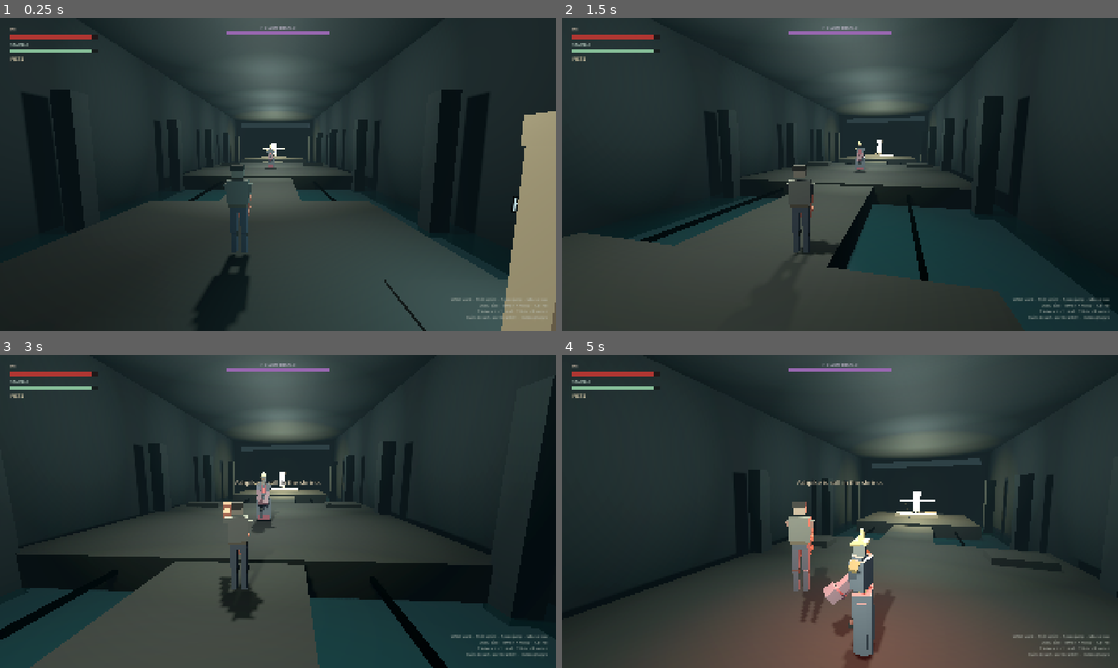
Above: before the commit, frames 1-4 (two rows, left to right).
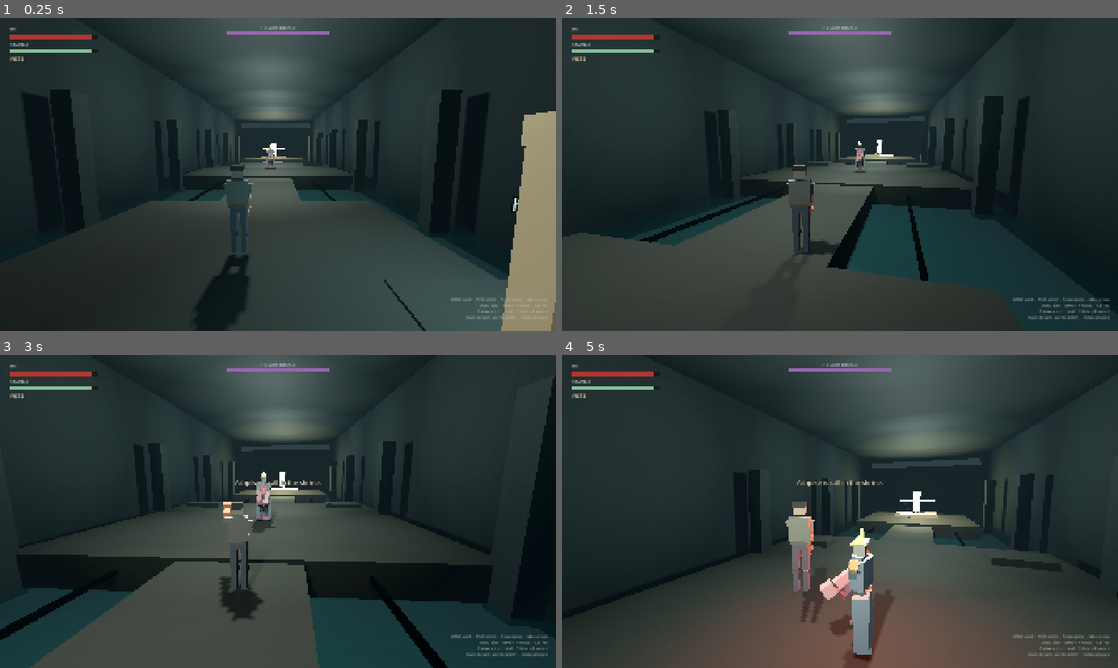
Above: after the commit, the same moments.

Repository: myat93/line7
Game: Godot game, scene res://main.tscn
The game is run twice, just before and just after one commit, with the same random seed, the same clock (stepped at 60 frames per second) and the same inputs.
Inputs (mouse positions are in pixels of both pictures, inside the frame that each line leads up to):
- Up to frame 1 (0.25 s): no input
- Up to frame 2 (1.5 s): tap Enter at 0.5 s; move the mouse to (867, 174) at 0.52 s; hold Ctrl (roll) 0.53-1.28 s; hold W (move_forward) from 0.53 s (still down); click (867, 174) at 0.67 s; tap Space (jump) at 0.77 s; tap Shift (sprint) at 0.8, 1.35 s; move the mouse to (812, 174) at 1.27 s
- Up to frame 3 (3 s): keep holding W (move_forward); tap Space (jump) at 1.52 s; tap Ctrl (roll) at 1.55 s; move the mouse to (289, 505) at 2.02 s; hold 1 (bind_ashpike) 2.03-2.78 s; tap Shift (sprint) at 2.3 s; move the mouse to (272, 517) at 2.77 s; tap 2 (bind_fists) at 2.85 s; click (272, 517) at 2.92 s
- Up to frame 4 (5 s): keep holding W (move_forward); tap Space (jump) at 3.02, 3.77, 4.52 s; tap Ctrl (roll) at 3.05, 4.55 s; move the mouse to (878, 514) at 3.52 s; hold Right mouse button (heavy_attack) 3.53-4.28 s; tap Shift (sprint) at 3.8 s; move the mouse to (795, 508) at 4.27 s; tap E (interact) at 4.35 s

The runs differ from the first frame. In frame 1, less than 0.1% of the frame differs, in the area x 47-50%, y 43-48%; in frame 2, less than 0.1%; in frame 3, 0.1%; in frame 4, 0.6%, in the area x 46-59%, y 65-98%.

Commit message:
Brighten Herald coat and lock swipe-to-lunge clocks in play-sim
Open the transit coat so swipe/lunge limbs stay readable, raise the
swipe chamber, and assert the 1.15s / 1.25s telegraph clocks still fire.
Adds --herald-shots for stills of idle, swipe wind, and lunge coil.

Co-authored-by: myat93 <myat93@users.noreply.github.com>

Diff:
--- a/core/game.gd
+++ b/core/game.gd
@@ -33,6 +33,10 @@
 		var shots := Node.new()
 		shots.set_script(load("res://tools/pose_shots.gd"))
 		add_child(shots)
+	if OS.get_cmdline_user_args().has("--herald-shots"):
+		var hshots := Node.new()
+		hshots.set_script(load("res://tools/herald_shots.gd"))
+		add_child(hshots)
 
 
 func restart() -> void:
--- a/enemies/hollow_herald/hollow_herald.gd
+++ b/enemies/hollow_herald/hollow_herald.gd
@@ -331,9 +331,9 @@
 	_part_rot("Hips", Vector3(-0.06, -0.22, 0.04) * coil)
 	_part_rot("Torso", Vector3(0.08, -0.55, 0.10) * coil)
 	_part_rot("Head", Vector3(0.10, 0.35, 0.0) * coil)
-	_part_rot("R_UpperArm", Vector3(-0.95, -0.85, -1.55) * coil + Vector3(0.08, 0.0, -0.12))
-	_part_rot("R_Forearm", Vector3(0.85, 0.15, -0.20) * coil)
-	_part_rot("R_Fist", Vector3(0.25, 0.0, 0.0) * coil)
+	_part_rot("R_UpperArm", Vector3(-1.15, -1.05, -1.85) * coil + Vector3(0.08, 0.0, -0.12))
+	_part_rot("R_Forearm", Vector3(0.55, 0.20, -0.15) * coil)
+	_part_rot("R_Fist", Vector3(0.30, 0.0, 0.0) * coil)
 	_part_rot("L_UpperArm", Vector3(0.15, 0.28, 0.55) * coil + Vector3(0.12, 0.0, 0.18))
 	_part_rot("L_Forearm", Vector3(0.35, 0.0, 0.0))
 
--- /dev/null
+++ b/tools/herald_shots.gd
@@ -0,0 +1,91 @@
+extends Node
+
+## Launch with `-- --herald-shots`. Writes Herald idle / swipe / lunge stills.
+
+const OUT_DIR := "/opt/cursor/artifacts/screenshots"
+
+var _he: HE
+var _herald: HollowHerald
+
+
+func _ready() -> void:
+	get_tree().create_timer(0.4).timeout.connect(_run)
+
+
+func _run() -> void:
+	_he = Game.player as HE
+	_herald = Game.herald as HollowHerald
+	if _he == null or _herald == null:
+		push_error("HERALD_SHOTS: missing HE or Herald")
+		get_tree().quit(1)
+		return
+	print("HERALD_SHOTS_BEGIN")
+	DirAccess.make_dir_recursive_absolute(OUT_DIR)
+	Game.player_dead = true
+	_he.velocity = Vector3.ZERO
+	_herald.velocity = Vector3.ZERO
+	_herald.global_position = Vector3(0.0, 1.05, 18.5)
+	_he.global_position = Vector3(-1.8, 1.05, 16.0)
+	_he.state = HE.State.FREE
+	_he._sprinting = false
+	if _he.mesh_root.global_position.distance_to(_herald.global_position) > 0.2:
+		_he.mesh_root.look_at(_herald.global_position, Vector3.UP)
+	if _herald.mesh_root.global_position.distance_to(_he.global_position) > 0.2:
+		_herald.mesh_root.look_at(_he.global_position, Vector3.UP)
+	_he._update_visual_pose()
+	var he_cam := _he.get_node_or_null("CameraPivot/SpringArm3D/Camera3D") as Camera3D
+	if he_cam:
+		he_cam.current = false
+	var shot_cam := Camera3D.new()
+	shot_cam.name = "HeraldShotCam"
+	shot_cam.fov = 50.0
+	get_tree().current_scene.add_child(shot_cam)
+	shot_cam.global_position = Vector3(3.6, 2.45, 15.4)
+	shot_cam.look_at(Vector3(0.15, 1.35, 18.4), Vector3.UP)
+	shot_cam.current = true
+	print("HERALD_SHOTS_CAM ", shot_cam.global_position)
+	_herald.phase = HollowHerald.Phase.WAIT
+	_herald._time = 0.0
+	_herald._update_visual_pose()
+	await _grab("herald_and_he_readable")
+	_herald.phase = HollowHerald.Phase.WAIT
+	_herald._time = 0.0
+	_herald.telegraph.light_energy = 0.25
+	_herald._update_visual_pose()
+	await _grab("herald_idle_readable")
+	shot_cam.global_position = Vector3(4.1, 2.15, 18.2)
+	shot_cam.look_at(Vector3(0.1, 1.55, 18.5), Vector3.UP)
+	_herald.phase = HollowHerald.Phase.SWIPE_WIND
+	_herald._time = 0.90
+	_herald.telegraph.light_color = Color(0.85, 0.28, 0.18)
+	_herald.telegraph.light_energy = 1.8
+	_herald._update_visual_pose()
+	await _grab("herald_swipe_wind_readable")
+	_herald.phase = HollowHerald.Phase.SWIPE
+	_herald._time = 0.18
+	_herald._update_visual_pose()
+	await _grab("herald_swipe_readable")
+	shot_cam.global_position = Vector3(3.5, 1.85, 16.2)
+	shot_cam.look_at(Vector3(0.0, 1.15, 18.5), Vector3.UP)
+	_herald.phase = HollowHerald.Phase.LUNGE_WIND
+	_herald._time = 0.95
+	_herald.telegraph.light_color = Color(0.85, 0.78, 0.45)
+	_herald.telegraph.light_energy = 2.0
+	_herald._update_visual_pose()
+	await _grab("herald_lunge_wind_readable")
+	print("HERALD_POSE_SHOTS_OK")
+	Game.player_dead = false
+	get_tree().quit(0)
+	OS.kill(OS.get_process_id())
+
+
+func _grab(shot_name: String) -> void:
+	await get_tree().process_frame
+	await get_tree().process_frame
+	var img: Image = get_viewport().get_texture().get_image()
+	if img == null:
+		push_error("HERALD_SHOTS: empty viewport for %s" % shot_name)
+		return
+	var path := "%s/%s.png" % [OUT_DIR, shot_name]
+	var err := img.save_png(path)
+	print("WROTE ", path, " ", err, " ", img.get_width(), "x", img.get_height())
--- a/tools/play_sim.gd
+++ b/tools/play_sim.gd
@@ -155,6 +155,20 @@
 		## APPROACH is acceptable if still closing; swipe wind+ is the tell.
 		if herald.phase != HollowHerald.Phase.APPROACH:
 			_fail("Herald is not in the swipe/lunge loop (phase %s)." % herald.phase)
+	herald.velocity = Vector3.ZERO
+	herald._begin(HollowHerald.Phase.SWIPE_WIND)
+	var swipe_wait := 0.0
+	while herald.phase == HollowHerald.Phase.SWIPE_WIND and swipe_wait < 2.4:
+		await get_tree().physics_frame
+		swipe_wait += get_process_delta_time()
+	if herald.phase != HollowHerald.Phase.SWIPE and herald.phase != HollowHerald.Phase.PAUSE:
+		_fail("Herald swipe wind did not enter swipe (phase %s)." % herald.phase)
+	var lunge_wait := 0.0
+	while herald.phase < HollowHerald.Phase.LUNGE_WIND and herald.phase != HollowHerald.Phase.DEAD and lunge_wait < 2.8:
+		await get_tree().physics_frame
+		lunge_wait += get_process_delta_time()
+	if herald.phase < HollowHerald.Phase.LUNGE_WIND:
+		_fail("Herald swipe did not continue into lunge wind (phase %s)." % herald.phase)
 
 	if Game.bind_ashpike():
 		_fail("Bind succeeded before the shrine take.")
--- a/tools/pose_shots.gd
+++ b/tools/pose_shots.gd
@@ -1,11 +1,11 @@
 extends Node
 
-## Launch with `-- --pose-shots`. Writes HE and Herald stills.
+## Launch with `-- --pose-shots`. Writes idle / jab / heavy / roll / sprint stills.
+## Herald stills: `-- --herald-shots` (tools/herald_shots.gd).
 
 const OUT_DIR := "/opt/cursor/artifacts/screenshots"
 
 var _he: HE
-var _herald: HollowHerald
 var _cam: Camera3D
 
 
@@ -15,7 +15,6 @@
 
 func _run() -> void:
 	_he = Game.player as HE
-	_herald = Game.herald as HollowHerald
 	if _he == null:
 		push_error("POSE_SHOTS: no HE")
 		get_tree().quit(1)
@@ -62,63 +61,14 @@
 		_he._update_visual_pose()
 	)
 	print("HE_POSE_SHOTS_OK")
-	if _herald:
-		await _herald_shots(spring)
-	print("HERALD_POSE_SHOTS_OK")
 	get_tree().quit(0)
-
-
-func _herald_shots(spring: SpringArm3D) -> void:
-	Game.player_dead = true
-	_herald.velocity = Vector3.ZERO
-	_herald.global_position = Vector3(0.8, 1.05, 3.6)
-	_herald.mesh_root.look_at(_he.global_position, Vector3.UP)
-	_he.global_position = Vector3(0.0, 1.05, 0.0)
-	_he.state = HE.State.FREE
-	_he._sprinting = false
-	_he.mesh_root.rotation.y = 0.0
-	_he._look_yaw = 0.42
-	_he._look_pitch = -0.10
-	_he.camera_pivot.rotation = Vector3(_he._look_pitch, _he._look_yaw, 0.0)
-	_he._update_visual_pose()
-	if _cam:
-		_cam.h_offset = 0.15
-	if spring:
-		spring.spring_length = 3.4
-	await _shot("herald_idle_readable", func() -> void:
-		_herald.phase = HollowHerald.Phase.WAIT
-		_herald._time = 0.0
-		_herald._update_visual_pose()
-	)
-	await _shot("herald_swipe_wind_readable", func() -> void:
-		_herald.phase = HollowHerald.Phase.SWIPE_WIND
-		_herald._time = 0.85
-		_herald.telegraph.light_color = Color(0.85, 0.28, 0.18)
-		_herald.telegraph.light_energy = 1.8
-		_herald._update_visual_pose()
-	)
-	await _shot("herald_swipe_readable", func() -> void:
-		_herald.phase = HollowHerald.Phase.SWIPE
-		_herald._time = 0.18
-		_herald.telegraph.light_color = Color(0.85, 0.28, 0.18)
-		_herald.telegraph.light_energy = 1.2
-		_herald._update_visual_pose()
-	)
-	await _shot("herald_lunge_wind_readable", func() -> void:
-		_herald.phase = HollowHerald.Phase.LUNGE_WIND
-		_herald._time = 0.90
-		_herald.telegraph.light_color = Color(0.85, 0.78, 0.45)
-		_herald.telegraph.light_energy = 2.0
-		_herald._update_visual_pose()
-	)
-	Game.player_dead = false
 
 
 func _shot(name: String, setup: Callable) -> void:
 	setup.call()
 	await get_tree().process_frame
 	await get_tree().process_frame
-	await RenderingServer.frame_post_draw
+	await get_tree().create_timer(0.08).timeout
 	var img: Image = get_viewport().get_texture().get_image()
 	if img == null:
 		push_error("POSE_SHOTS: empty viewport for %s" % name)
Binary file changed: enemies/hollow_herald/herald_blockout.glb
Not shown, added: tools/herald_shots.gd.uid
Not shown, changed: README.md
Not shown, changed: enemies/hollow_herald/build_herald_blockout.py
